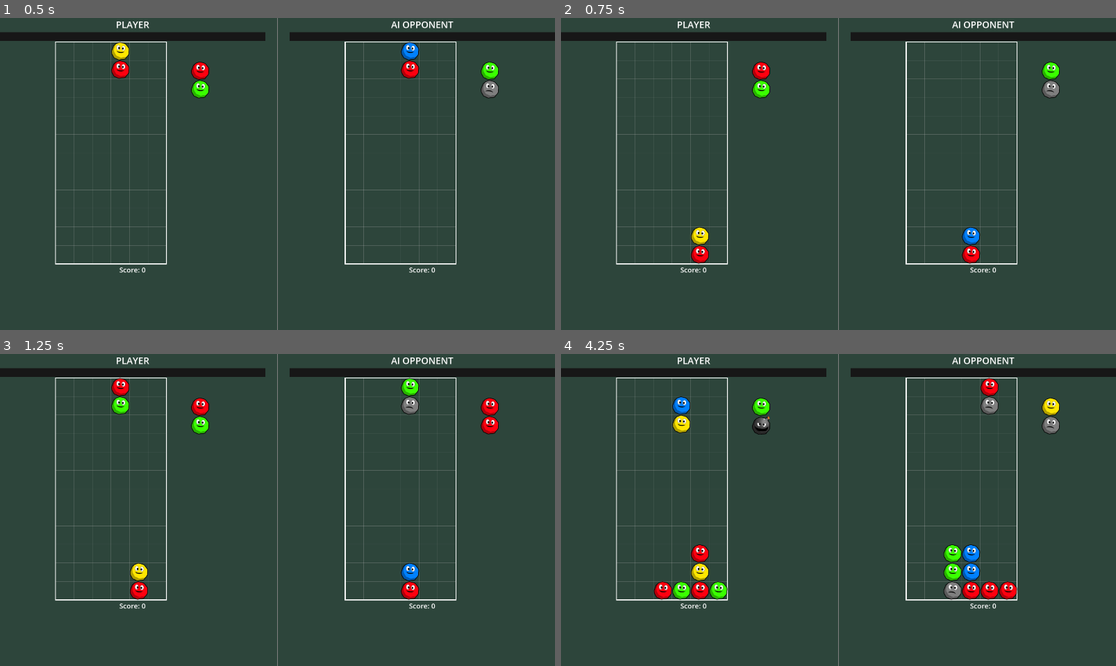
Above: before the commit, frames 1-4 (two rows, left to right).
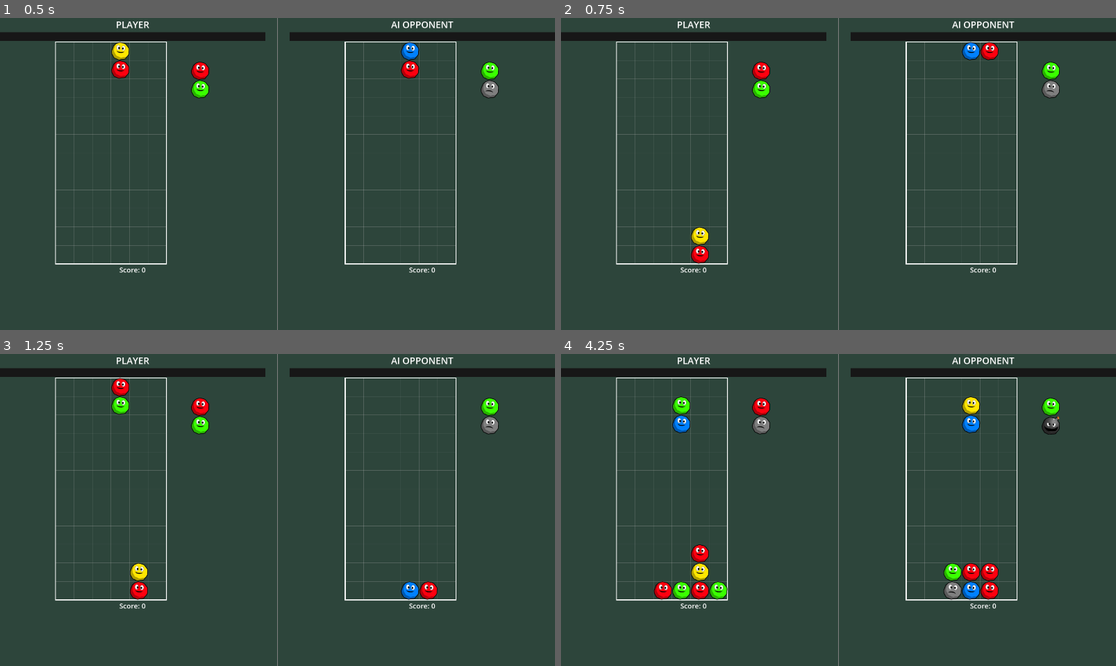
Above: after the commit, the same moments.

Repository: csmallfield/PuyoPuyo
Game: Godot game, scene res://scenes/VSMode.tscn
Same seed, same stepped clock (60 frames per second), same inputs: the game is played once before the commit and once after it. This scene is started directly instead of the project's main scene. The engine's default icon, where the game draws it, is replaced by a stand-in: a white triangle on a blue panel in a dark square.
Inputs:
- Up to frame 1 (0.5 s): no input
- Up to frame 2 (0.75 s): tap Enter at 0.5 s; hold Right (move_right) from 0.53 s (still down); hold Space (fast_drop) from 0.53 s (still down)
- Up to frame 3 (1.25 s): keep holding Right (move_right); keep holding Space (fast_drop)
- Up to frame 4 (4.25 s): release Right (move_right) at 1.28 s; release Space (fast_drop) at 1.28 s; hold Down (move_down) 1.28-2.03 s; tap Up (rotate_piece) at 1.35, 2.85 s; hold Space (fast_drop) 2.03-2.78 s; hold Right (move_right) 2.03-3.53 s; hold Left (move_left) from 3.53 s (still down); hold Space (fast_drop) from 3.53 s (still down)

Frame 1 is identical in both runs. In frame 2, 0.6% of the frame differs, in the area x 72-79%, y 7-79%; in frame 3, 1.0%; in frame 4, 2.2%, in the area x 20-90%, y 7-79%.

Commit message:
more null fixes

Diff:
--- a/puyopuyo_prototype/scripts/AIController.gd
+++ b/puyopuyo_prototype/scripts/AIController.gd
@@ -34,11 +34,11 @@
 var weight_height_penalty = 8.0
 var weight_height_variance = 25.0
 var weight_center_preference = 5.0
-var weight_random_variety = 3.0
+var weight_random_variety = 15.0
 
 # AI behavior settings
-var move_delay = 0.5  # Time between AI decisions
-var move_animation_speed = 0.1  # Speed of AI movements
+var move_delay = 0.7  # Time between AI decisions
+var move_animation_speed = 0.15  # Speed of AI movements
 
 # ============================================
 # RUNTIME VARIABLES
@@ -80,7 +80,7 @@
 	use_chain_detection = false
 
 	weight_height_penalty = 10.0
-	weight_random_variety = 5.0
+	weight_random_variety = 10.0
 
 	move_delay = 0.5
 	move_animation_speed = 0.15
@@ -101,10 +101,10 @@
 	weight_height_penalty = 8.0
 	weight_height_variance = 25.0
 	weight_center_preference = 5.0
-	weight_random_variety = 3.0
-
-	move_delay = 0.5
-	move_animation_speed = 0.1
+	weight_random_variety = 10.0
+
+	move_delay = 0.7
+	move_animation_speed = 0.15
 
 func configure_level_2():
 	"""Chain-aware AI (future implementation)"""
@@ -532,24 +532,34 @@
 	var rotations_needed = (target_rotation - current_rotation) % 4
 
 	for i in range(rotations_needed):
+		if not grid or not grid.current_piece_pair:  # Add check in loop
+			return
 		grid.rotate_piece()
 		await get_tree().create_timer(move_animation_speed).timeout
 
 	# Move to target column
+	if not grid or not grid.current_piece_pair:  # Add check before getting position
+		return
 	var current_column = int(grid.current_piece_pair.grid_position.x)
 	var columns_to_move = target_column - current_column
 
 	if columns_to_move > 0:
 		for i in range(columns_to_move):
+			if not grid or not grid.current_piece_pair:  # Add check in loop
+				return
 			grid.move_piece_horizontal(1)
 			await get_tree().create_timer(move_animation_speed).timeout
 	elif columns_to_move < 0:
 		for i in range(abs(columns_to_move)):
+			if not grid or not grid.current_piece_pair:  # Add check in loop
+				return
 			grid.move_piece_horizontal(-1)
 			await get_tree().create_timer(move_animation_speed).timeout
 
 	# Fast drop
 	await get_tree().create_timer(0.2).timeout
+	if not grid or not grid.current_piece_pair:  # Add check before fast drop
+		return
 	grid.fast_drop_piece()
 
 	# Reset decision flag for next piece
--- a/puyopuyo_prototype/scripts/GameState.gd
+++ b/puyopuyo_prototype/scripts/GameState.gd
@@ -85,20 +85,27 @@
 var generate_ahead = 50  # How many pieces to generate ahead
 
 # Nuisance/Garbage system settings
-var nuisance_points_per_piece = 8  # Points awarded per piece cleared (lower points is less garbage, more is heavy garbage game)
+var nuisance_points_per_piece = 6  # Points awarded per piece cleared (lower points is less garbage, more is heavy garbage game)
 var nuisance_points_per_garbage_row = 90  # Points needed to send 1 row of garbage (6 bubbles) more points needed helps
 
 # Chain multipliers - exponential scaling for powerful chains
 var chain_multipliers = [
-	0,    # Chain 0 (shouldn't happen)
-	1,    # Chain 1 - base multiplier
-	8,    # Chain 2 - significant jump
-	16,   # Chain 3 - double chain 2
-	32,   # Chain 4 - double chain 3
-	64,   # Chain 5 - massive
-	96,   # Chain 6 - extreme
-	128,  # Chain 7 - devastating
-	160,  # Chain 8+
+
+	# Initial Arrangement (it's pretty intense)
+	#0,    # Chain 0 (shouldn't happen)
+	#1,    # Chain 1 - base multiplier
+	#8,    # Chain 2 - significant jump
+	#16,   # Chain 3 - double chain 2
+	#32,   # Chain 4 - double chain 3
+	#64,   # Chain 5 - massive
+	#96,   # Chain 6 - extreme
+	#128,  # Chain 7 - devastating
+	#160,  # Chain 8+
+
+	#0, 1, 5, 10, 20, 35, 55, 80, 110 #Moderate Intensity
+	#0, 1, 3, 6, 12, 20, 30, 42, 56 #Need a lot of chains
+	0, 1, 2, 3, 4, 5, 6, 7, 8 #Linear Chains
+
 ]
 
 func _ready():
